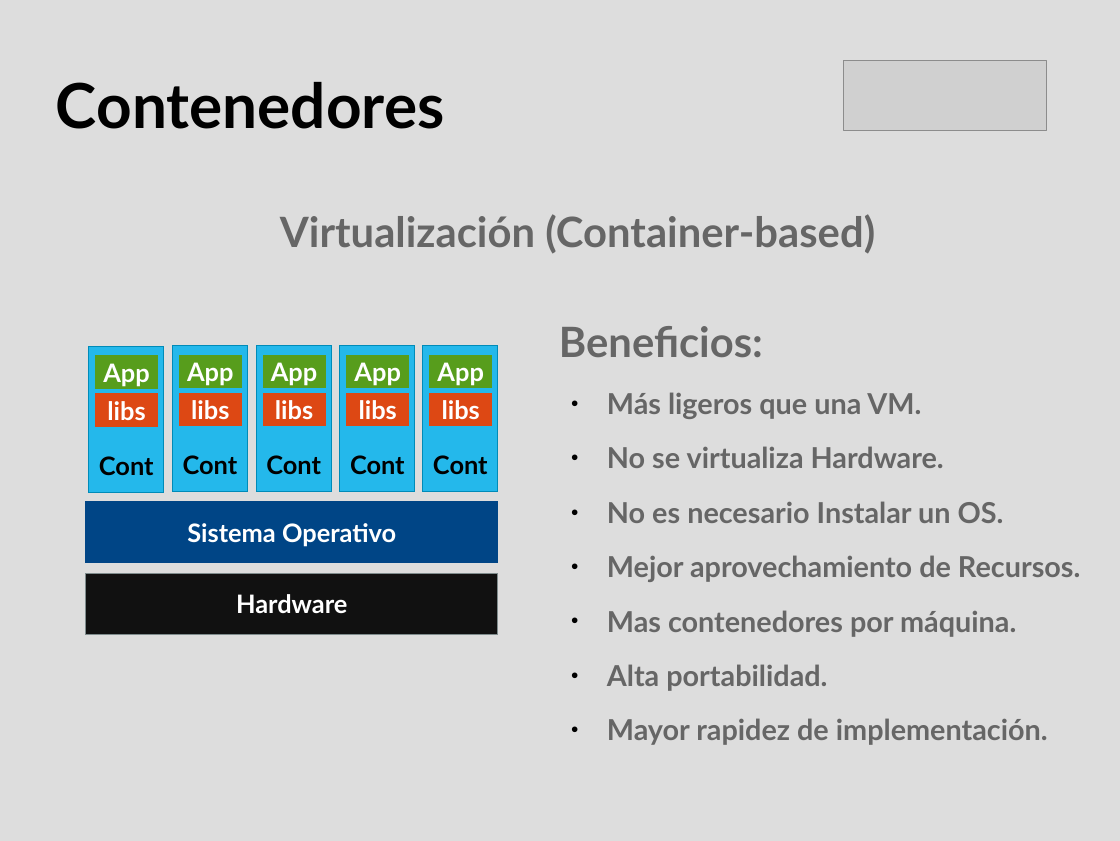
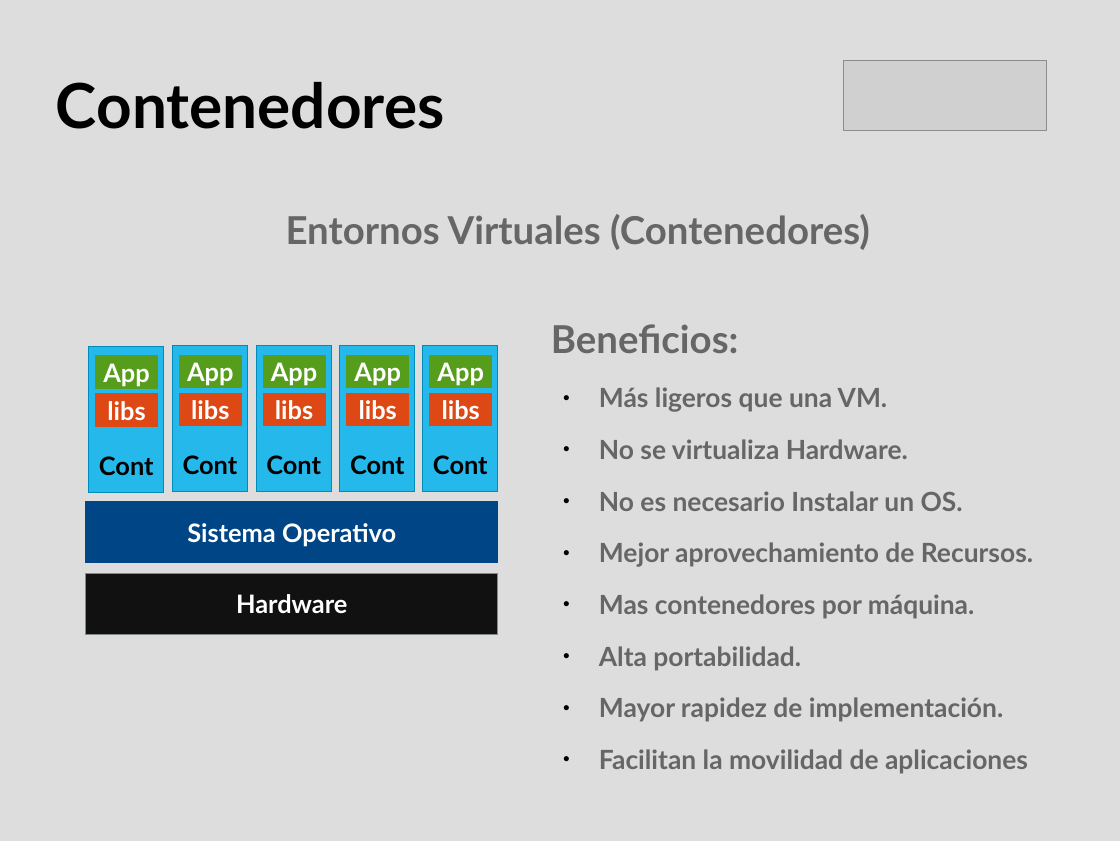
Before and after one commit to hdortiz/docker_rocc2015, a slide deck: slide 13 of presentacion.odp (slide 11 before the commit). Drawn at 1120x841 pixels with LibreOffice and Linux fonts; fonts in the diff are those of the drawing; grey boxes stand for pictures. Boxes give left, top, right and bottom in pixels: in the first picture for what was removed or moved away, otherwise in the second. Text is boxed around its words. In the diff, an @@ line names an element or a change of style, - is before the commit and + after.

Commit message:
Se agregaron diapositivas explicando los componentes y conceptos de docker como imagenes, contenedores, repositorios, docker hub, docker machine, docker compose, docker swarm

```diff
--- a/presentacion.odp
+++ b/presentacion.odp
@@ text at bbox=[286, 214, 870, 250]: text changed; size 29.6 to 27.2 pt @@
-Virtualización (Container-based)
+Entornos Virtuales (Contenedores)
@@ text at bbox=[551, 324, 1033, 722]: size 29.6 to 27.2 pt in "Beneficios:"; size 20.4 to 18.7 pt in "Más ligeros que una VM.", "No se virtualiza Hardware.", "No es necesario Instalar un OS.", "Mejor aprovechamiento de Recursos." and 3 more places @@
@@ text "Beneficios:": place and size @@
-text "Beneficios:" at bbox=[559, 326, 1080, 745]
+text "Beneficios:" at bbox=[551, 324, 1033, 774]
@@ text at bbox=[599, 749, 1028, 774]: paragraph added @@
+● Facilitan la movilidad de aplicaciones
```
Also in this commit, not shown: 6 other slides changed, 10 slides added, 3 slides removed, 3 other files.
